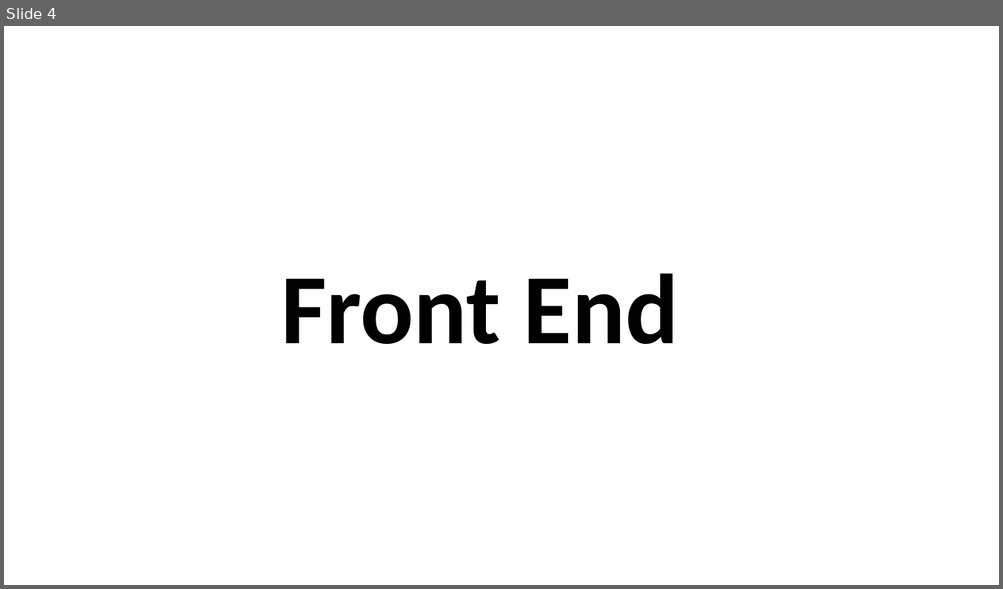
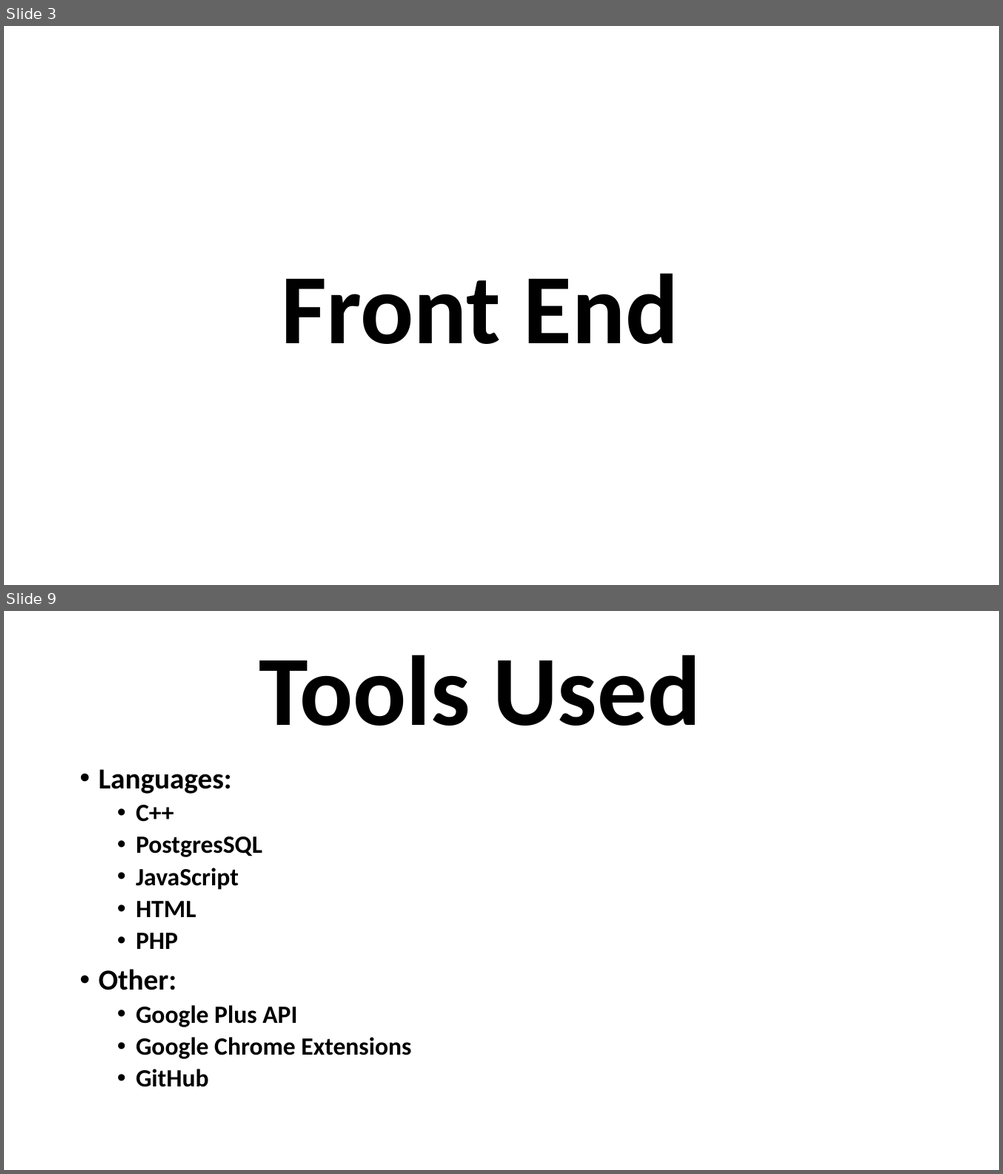
Before and after one commit to r-kass/gNetPlus, a slide deck: hackathon pres3.pptx. Shown one above the other, each under a label of ours: slide 4 before the commit, slides 3 and 9 after it; the slides between them are not shown. The pictures are 1003x589 and 1003x1174 pixels, drawn with LibreOffice and Linux fonts; fonts in the diff are those of the drawing; background and template pictures are left out. Boxes give left, top, right and bottom in pixels: in the first picture for what was removed or moved away, otherwise in the second. Text is boxed around its words. In the diff, an @@ line names an element or a change of style, - is before the commit and + after.

```diff
--- a/hackathon pres3.pptx
+++ b/hackathon pres3.pptx
@@ slide 9 added at [4, 611, 999, 1170], background picture (left out) @@
@@ text added at [259, 655, 700, 726], 96 pt, text #000000, bold @@
+Tools Used
@@ text added at [99, 769, 411, 1088], 24 pt, text #000000, bold @@
+• Languages:
+  • C++
+  • PostgresSQL
+  • JavaScript
+  • HTML
+  • PHP
+• Other:
+  • Google Plus API
+  • Google Chrome Extensions
+  • GitHub
@@ what was slide 4 is now slide 3 @@
```
Also in this commit, not shown: 3 slides changed, 4 other slides added, 3 slides removed.
